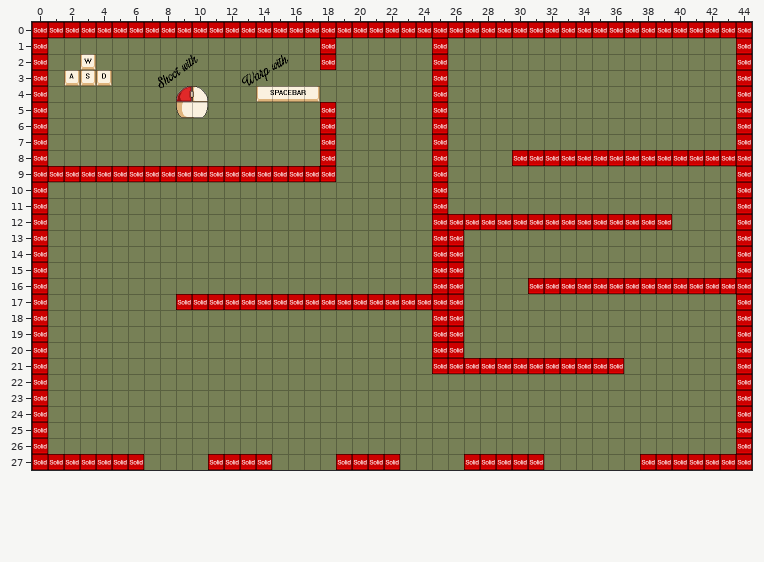
One commit to this Tiled map: GitHub/data/tileset/level1.tmx. The picture above was drawn from the file before the commit.
Cells are 32x32 px. Shown: x 0..44, y 0..27.
Once edited:
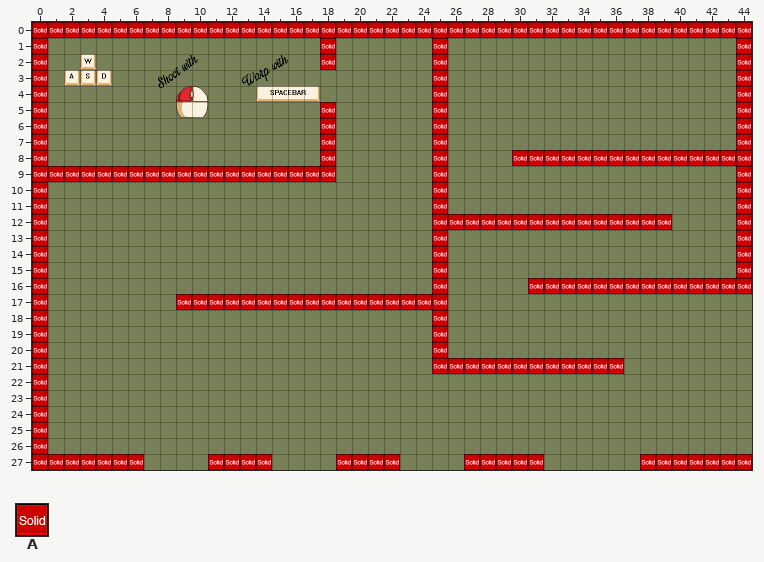
Key: from "metatiles32x32": A 0 "solid".
_ is an empty cell, # one hidden under a higher layer, . an unchanged one.
Edits made:
--- layer "Background"
@@ x 26..44 @@
-13 #..................
-14 #..................
-15 #..................
-16 #..................
-17 #.................#
-18 #.................#
-19 #.................#
-20 #.................#
-21 ..................#
-22 ..................#
-23 ..................#
-24 ..................#
-25 ..................#
-26 ..................#
+13 _..................
+14 _..................
+15 _..................
+16 _..................
+17 _................._
+18 _................._
+19 _................._
+20 _................._
+21 .................._
+22 .................._
+23 .................._
+24 .................._
+25 .................._
+26 .................._
--- layer "collision"
@@ x 26..44 @@
-13 A..................
-14 A..................
-15 A..................
-16 A..................
-17 A.................A
-18 A.................A
-19 A.................A
-20 A.................A
-21 ..................A
-22 ..................A
-23 ..................A
-24 ..................A
-25 ..................A
-26 ..................A
+13 _..................
+14 _..................
+15 _..................
+16 _..................
+17 _................._
+18 _................._
+19 _................._
+20 _................._
+21 .................._
+22 .................._
+23 .................._
+24 .................._
+25 .................._
+26 .................._
Boxes around the changes in both pictures, in picture pixels (x1, y1, x2, y2):
removed: (448, 230, 464, 358)
removed: (736, 294, 752, 454)
